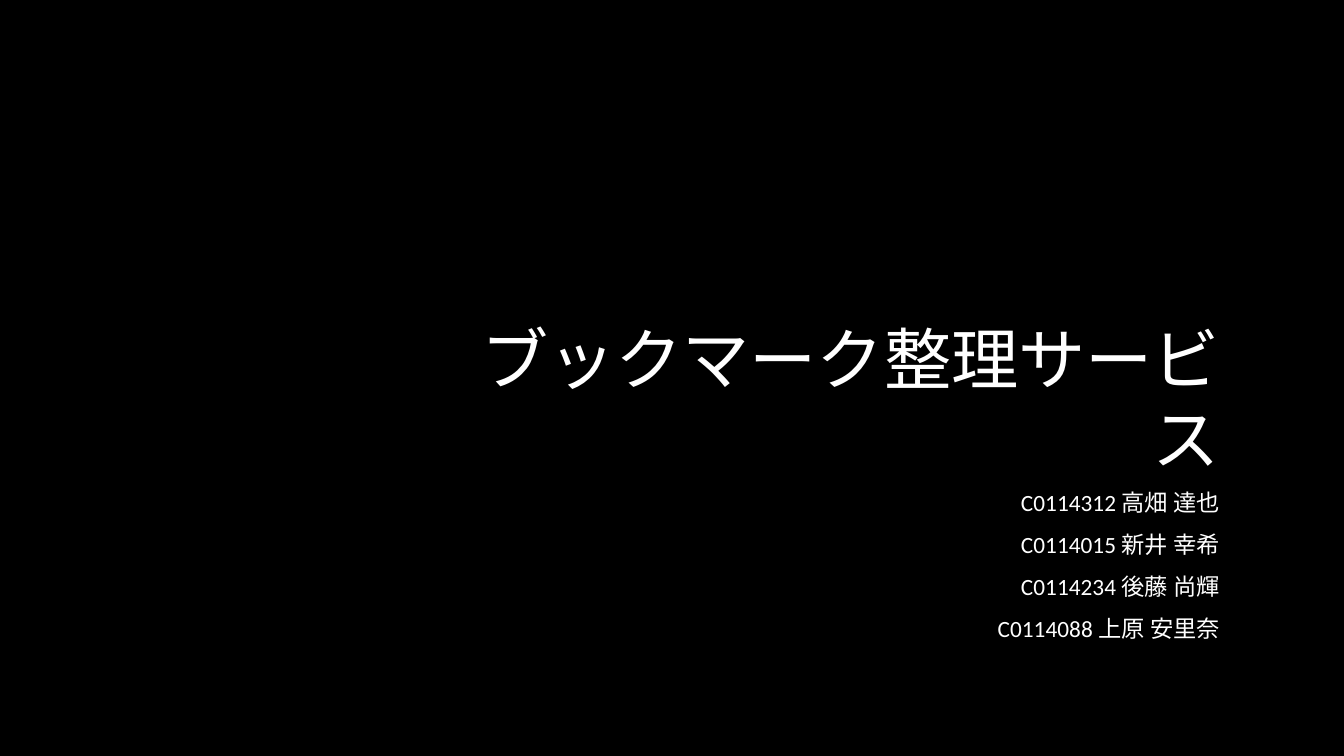
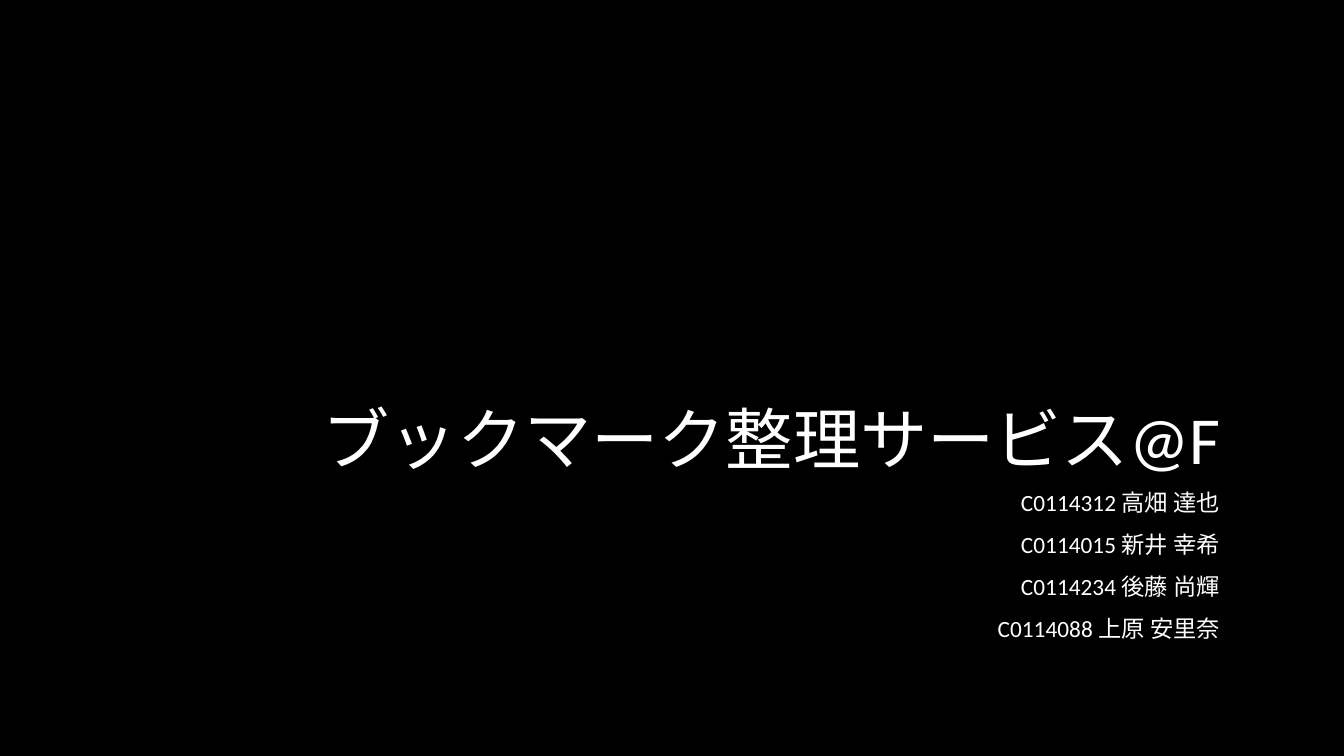
Before and after one commit to Sorarinu/ProjectP2016_F, a slide deck: slide 1 of production-idea/決意表明.pptx. Drawn at 1344x756 pixels with LibreOffice and Linux fonts; fonts in the diff are those of the drawing; background and template pictures are left out. Boxes give left, top, right and bottom in pixels: in the first picture for what was removed or moved away, otherwise in the second. Text is boxed around its words. In the diff, an @@ line names an element or a change of style, - is before the commit and + after.

```diff
--- a/production-idea/決意表明.pptx
+++ b/production-idea/決意表明.pptx
@@ title at (323, 406, 1220, 472): text changed @@
-ブックマーク整理サービス
+ブックマーク整理サービス@F
```
Also in this commit, not shown: 1 other slide changed.
